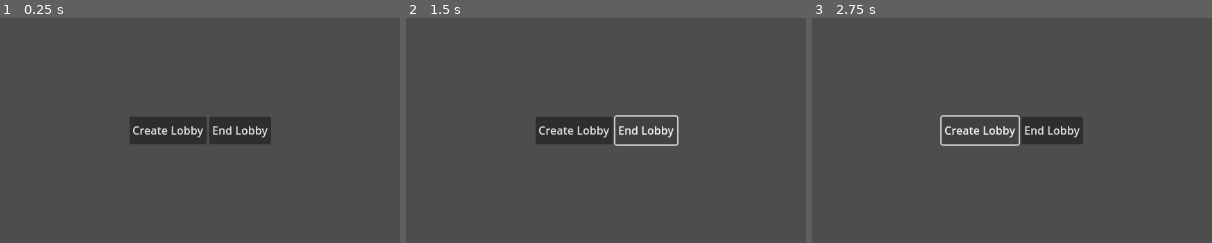
Above: before the commit, frames 1-3 (left to right).
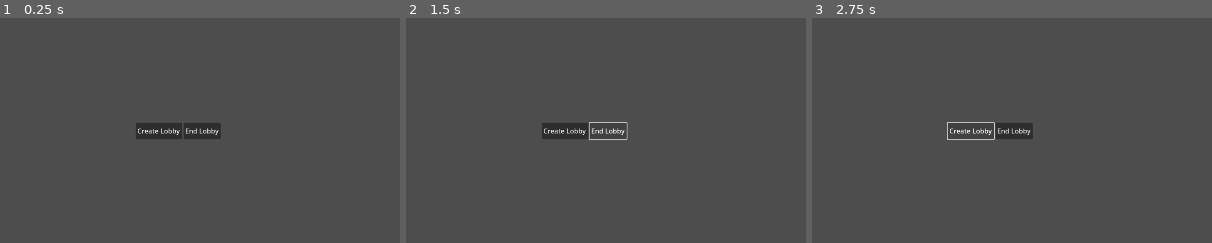
Above: after the commit, the same moments.

Repository: Applehand/jackbox-hips
Game: Godot game, scene res://Scenes/main.tscn
Two runs of this game, one before a commit and one after it. Both use one fixed random seed, a clock stepped at 60 frames per second and the inputs below.
Inputs:
- Up to frame 1 (0.25 s): no input
- Up to frame 2 (1.5 s): click "Create Lobby" at 0.5 s; click "End Lobby" at 1.25 s
- Up to frame 3 (2.75 s): click "Create Lobby" at 2 s
The pictures show only the part of the screen within x 32-82%, y 25-75%; the shares and areas given below are measured in that part.
In our replay, the window is 799x449 before the commit and 800x450 after it. These sizes can differ from the game's own. Grey fills any space a smaller window leaves; there, only what the larger window draws over its background counts as a difference.

The runs differ from the first frame. In frame 1, 3.1% of the frame differs, in the area x 32-68%, y 44-56%; in frame 2, 2.2%; in frame 3, 2.7%.
Error before the commit: Invalid access to property or key 'access_code' on a base object of type 'Nil'. (res://Scripts/main.gd:45)
Error after the commit: Invalid access to property or key 'access_code' on a base object of type 'Nil'. (res://Scripts/main.gd:57)

Commit message:
player scene, game/session players

Diff:
--- /dev/null
+++ b/game/Scenes/player.tscn
@@ -0,0 +1,6 @@
+[gd_scene load_steps=2 format=3 uid="uid://claa6ytshavke"]
+
+[ext_resource type="Script" path="res://Scripts/player.gd" id="1_fq5on"]
+
+[node name="Player" type="Node2D"]
+script = ExtResource("1_fq5on")
--- a/game/Scripts/main.gd
+++ b/game/Scripts/main.gd
@@ -1,12 +1,17 @@
 extends Node
 
 const API_BASE_URL = "http://127.0.0.1:8000/"
-var current_session_id
+var current_session_id = null
 var access_code = ""
+
+var current_game = null
+var players: Array[Player] = []
 
 @onready var create_lobby_button: Button = $Control/Control/HBoxContainer/CreateLobbyButton
 @onready var end_lobby_button: Button = $Control/Control/HBoxContainer/EndLobbyButton
 @onready var access_code_label: Label = $Control/Control2/Label
+
+var packed_player_scene: PackedScene = preload("res://Scenes/player.tscn")
 
 
 func _ready() -> void:
@@ -15,6 +20,9 @@
 
 
 func create_lobby_req():
+	if current_session_id:
+		print("Session already created.")
+		return
 	var url = API_BASE_URL + "sessions"
 	var req = HTTPRequest.new()
 	add_child(req)
@@ -27,6 +35,9 @@
 
 
 func end_lobby_req():
+	if not current_session_id:
+		print("No session exists.")
+		return
 	var url = API_BASE_URL + "sessions/" + str(current_session_id)
 	var req = HTTPRequest.new()
 	add_child(req)
@@ -41,14 +52,32 @@
 	var json = JSON.new()
 	json.parse(body.get_string_from_utf8())
 	var response = json.get_data()
+	print("Session created response: ", response)
 
 	access_code = response.access_code
 	current_session_id = response.session_id
 
 	access_code_label.text = access_code
 
+	var host_player: Player = packed_player_scene.instantiate()
+	add_child(host_player)
+	players.append(host_player)
+
+	host_player.player_name = response.host_player.name
+	host_player.role = response.host_player.role
+	host_player.id = response.host_player.id
+	host_player.current_action = response.host_player.current_action
+
 
 func _on_session_deleted(result, response_code, headers, body):
+	var json = JSON.new()
+	json.parse(body.get_string_from_utf8())
+	var response = json.get_data()
+	print(response.message)
+
+	for player in players:
+		players.erase(player)
+		player.queue_free()
+
 	access_code_label.text = ""
 	current_session_id = null
-	print("Current session ended.")
--- /dev/null
+++ b/game/Scripts/player.gd
@@ -0,0 +1,7 @@
+extends Node2D
+class_name Player
+
+var player_name: String
+var role: String
+var id: int
+var current_action: String
--- a/game/project.godot
+++ b/game/project.godot
@@ -15,6 +15,14 @@
 config/features=PackedStringArray("4.3", "Mobile")
 config/icon="res://icon.svg"
 
+[display]
+
+window/size/viewport_width=1920
+window/size/viewport_height=1080
+window/size/always_on_top=true
+window/stretch/mode="viewport"
+window/stretch/aspect="expand"
+
 [rendering]
 
 renderer/rendering_method="mobile"
Not shown, changed: backend/app/main.py
Not shown, changed: backend/app/models.py
